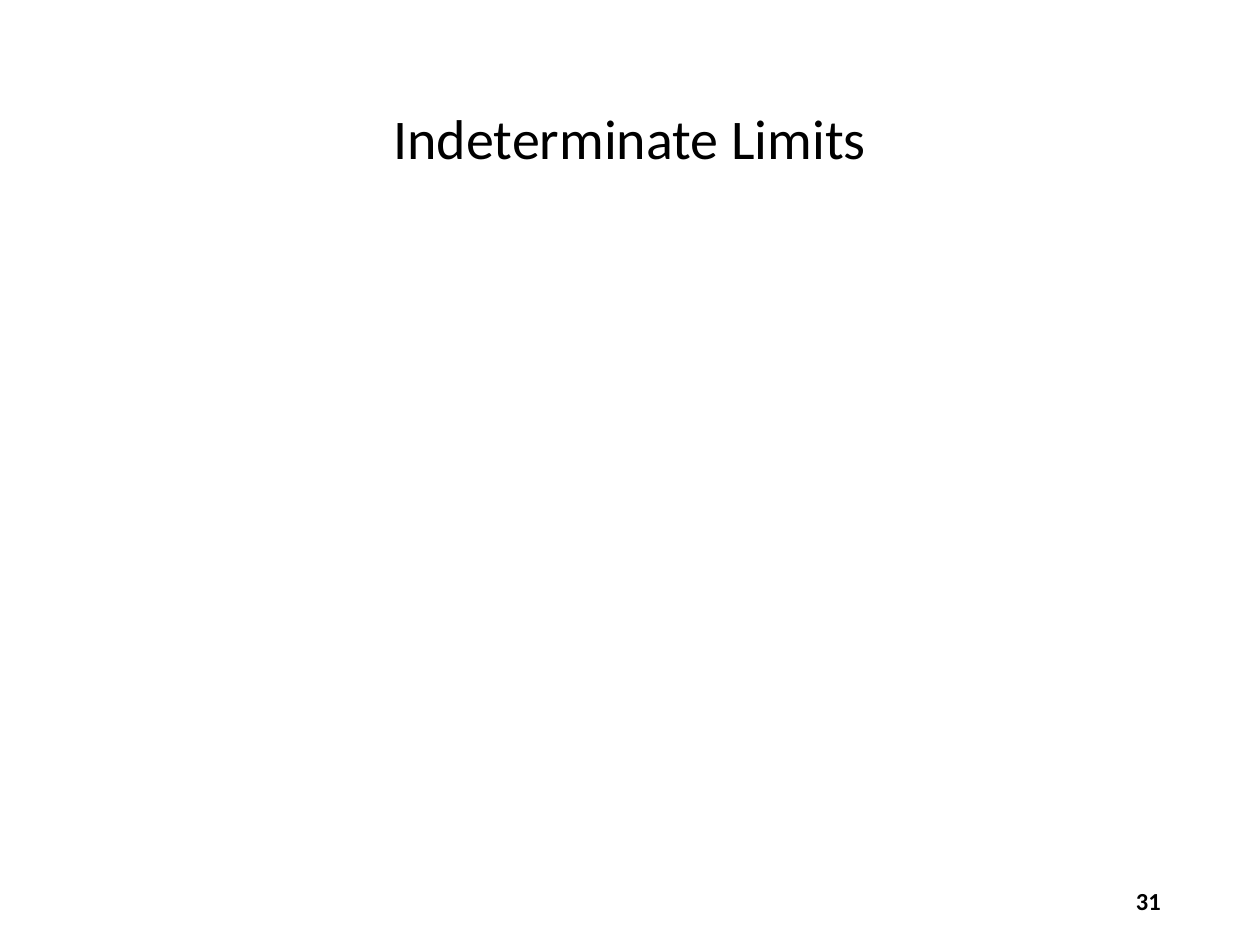
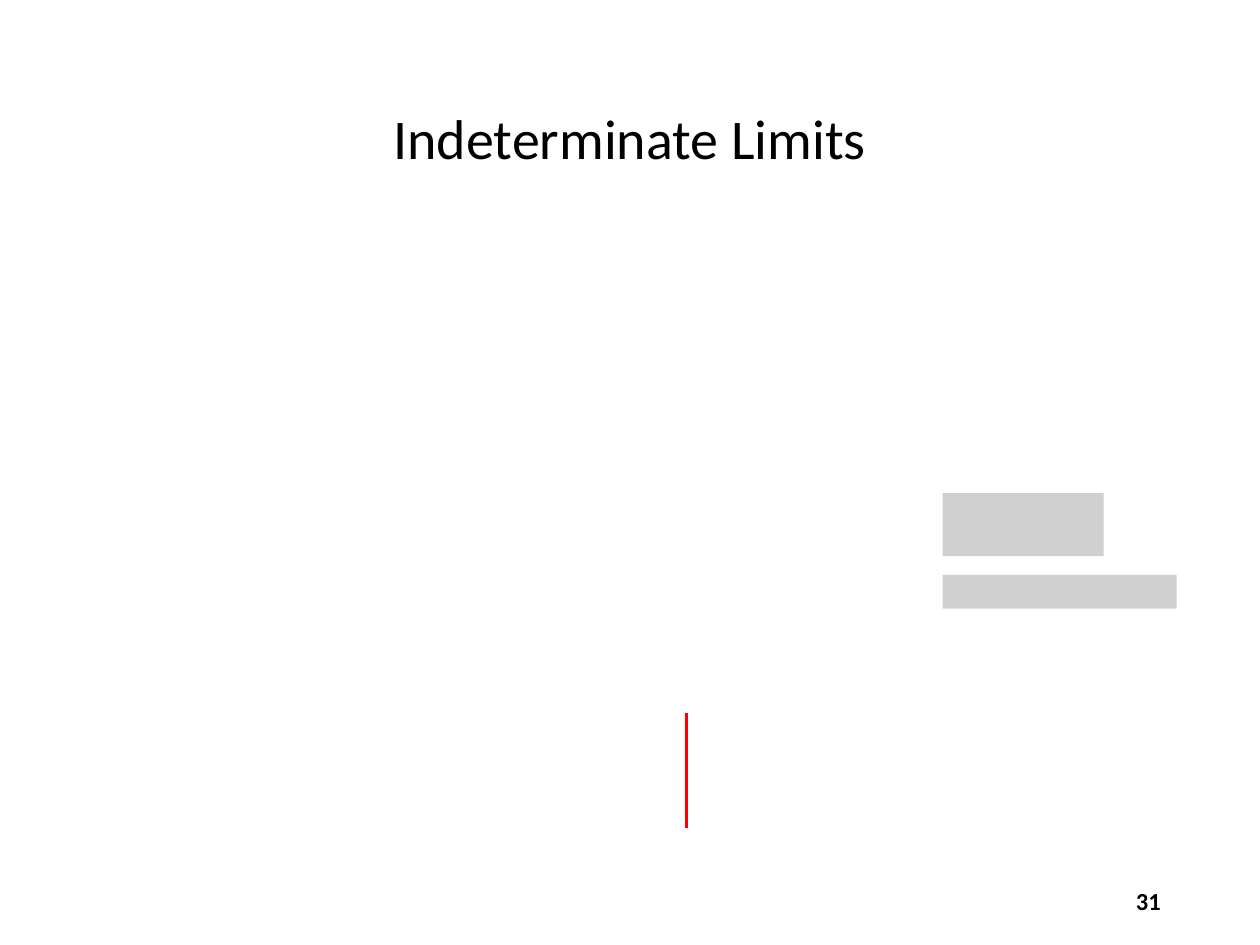
Before and after one commit to dbiersach/scicomp101, a slide deck: slide 31 of Session 06 - Infinite Series and Limits/Session 06 - Infinite Series and Limits.pptx. Drawn at 1260x945 pixels with LibreOffice and Linux fonts; fonts in the diff are those of the drawing; grey boxes stand for pictures. Boxes give left, top, right and bottom in pixels: in the first picture for what was removed or moved away, otherwise in the second. Text is boxed around its words. In the diff, an @@ line names an element or a change of style, - is before the commit and + after.

Commit message:
Update limit derivations

```diff
--- a/Session 06 - Infinite Series and Limits/Session 06 - Infinite Series and Limits.pptx
+++ b/Session 06 - Infinite Series and Limits/Session 06 - Infinite Series and Limits.pptx
@@ picture added at <box>942,493,1104,556</box> @@
@@ picture added at <box>942,575,1177,609</box> @@
@@ line added from (687, 713) to (687, 828), #FF0000 1.5 pt @@
```
Also in this commit, not shown: 3 other slides changed, 3 slides added.
